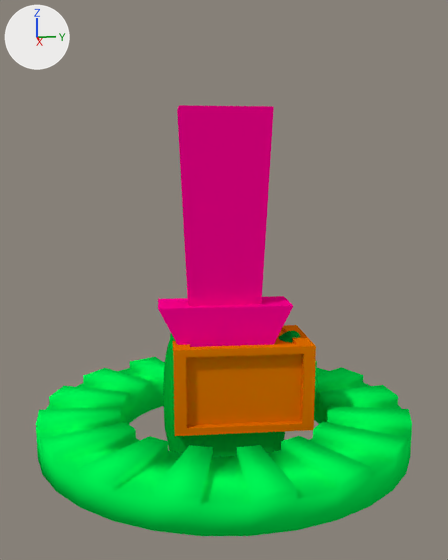
A saved change to the Blender file media/src/blends/objects.blend.
Before and after are seen from a camera (50 mm lens) standing at (9.25, -0.97, 3.95) and looking at (-0.01, 0.0, 2.36). The axes (+X, +Y, +Z) are drawn at upper left. The lights are the same throughout. The same objects are shown in both versions, whatever each file hides.
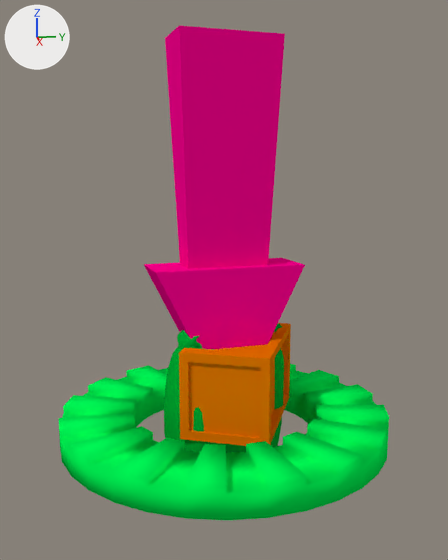
What differs and where, as boxes [x1, y1, x2, y2] in the pictures (448 x 560 px):
'Circle', turned, rescaled
    before: [36, 357, 412, 536]
    after: [59, 364, 389, 520]
'Cube.002', moved, turned, rescaled
    before: [158, 105, 293, 347]
    after: [144, 26, 305, 349]
'Cube.001', turned
    before: [173, 325, 316, 436]
    after: [179, 323, 291, 446]
'Cube', turned
    before: [163, 331, 300, 456]
    after: [164, 323, 284, 453]

The change, as a list of edits to the scene's bpy script:
```text
Change ob_cube:
    ob_cube.rotation_euler: (0.0, 0.0, 0.0) -> (0.0, 0.0, 0.611)  # degrees (0, 0, 0) -> degrees (0, 0, 35)
Change ob_cube_001:
    ob_cube_001.rotation_euler: (0.0, 0.0, 0.0) -> (0.0, 0.0, 1.225)  # degrees (0, 0, 0) -> degrees (0, 0, 70)
Change ob_circle:
    ob_circle.rotation_euler: (0.0, 0.0, 0.0) -> (0.0, 0.0, 0.106)  # degrees (0, 0, 0) -> degrees (0, 0, 6.1)
    ob_circle.scale: (1.13, 1.13, 1.13) -> (1.01, 1.01, 1.01)
Change ob_cube_002:
    ob_cube_002.location: (0.0, 0.0, 1.01) -> (0.0, 0.0, 1.45)
    ob_cube_002.rotation_euler: (0.0, 0.0, 0.0) -> (0.0, 0.0, 0.224)  # degrees (0, 0, 0) -> degrees (0, 0, 13)
    ob_cube_002.scale: (1.0, 1.0, 1.0) -> (1.15, 1.15, 1.15)
```
